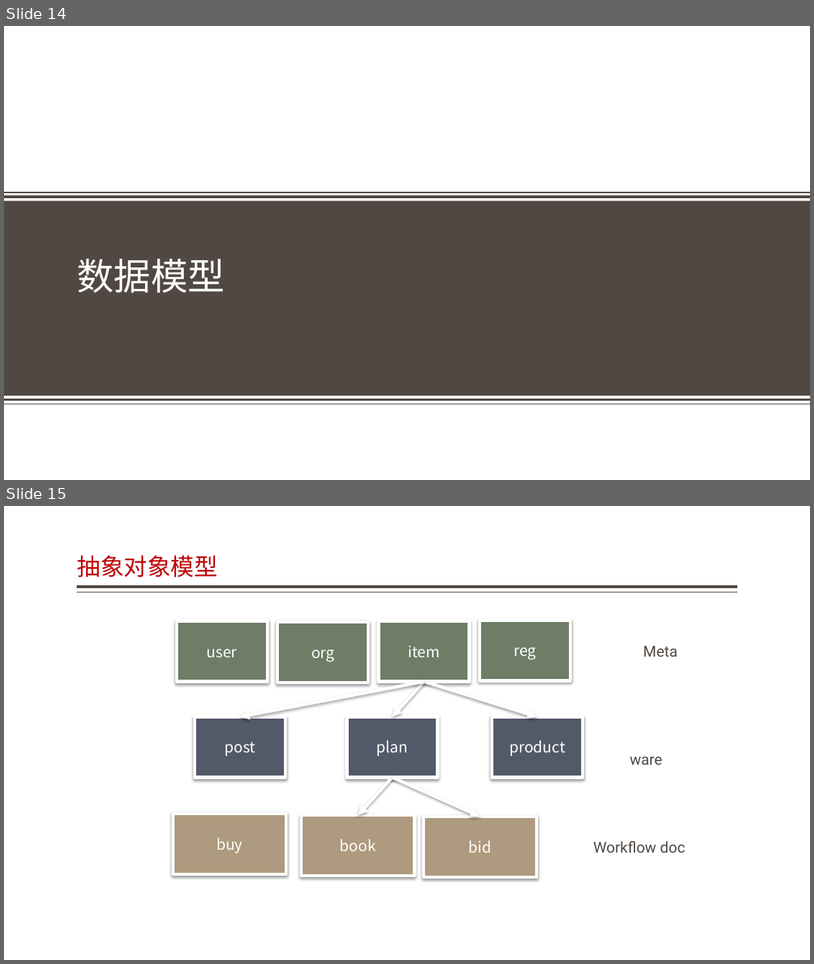
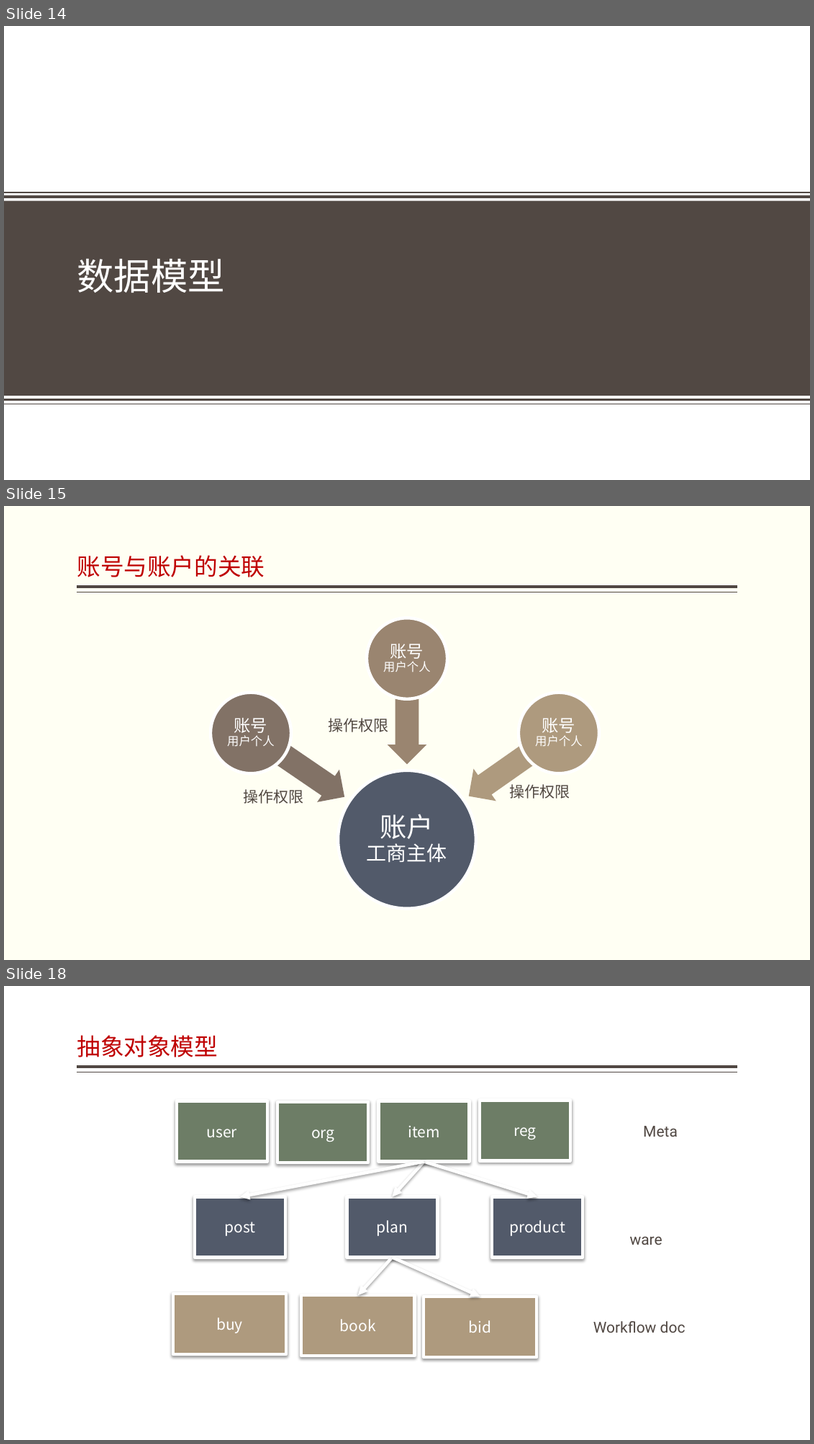
Before and after one commit to jzgi/chainsmart, a slide deck: Docs/品链应用参考设计.pptx. Shown one above the other, each under a label of ours: slides 14 and 15 before the commit, slides 14, 15 and 18 after it; the slides between them are not shown. The pictures are 814x964 and 814x1444 pixels, drawn with LibreOffice and Linux fonts; fonts in the diff are those of the drawing; background and template pictures are left out. Boxes give left, top, right and bottom in pixels: in the first picture for what was removed or moved away, otherwise in the second. Text is boxed around its words. In the diff, an @@ line names an element or a change of style, - is before the commit and + after.

```diff
--- a/Docs/品链应用参考设计.pptx
+++ b/Docs/品链应用参考设计.pptx
@@ slide 15 added at <box>4,506,810,960</box>, background #FFFFF3; not listed: 2 template elements that a slide beside it also shows @@
@@ title added at <box>77,555,265,577</box>, 28 pt, text #BF0102 @@
+账号与账户的关联
@@ text added at <box>329,718,389,732</box>, 18 pt, text #514843 @@
+操作权限
@@ group added at <box>211,618,599,908</box>: 4 ellipses, 4 texts, 3 left arrows @@
+账户
+工商主体
+账号
+用户个人
+账号
+用户个人
+账号
+用户个人
@@ text added at <box>510,784,571,798</box>, 18 pt, text #514843 @@
+操作权限
@@ text added at <box>243,789,304,803</box>, 18 pt, text #514843 @@
+操作权限
@@ what was slide 15 is now slide 18 @@
```
Also in this commit, not shown: 2 other slides added, 19 other files.
